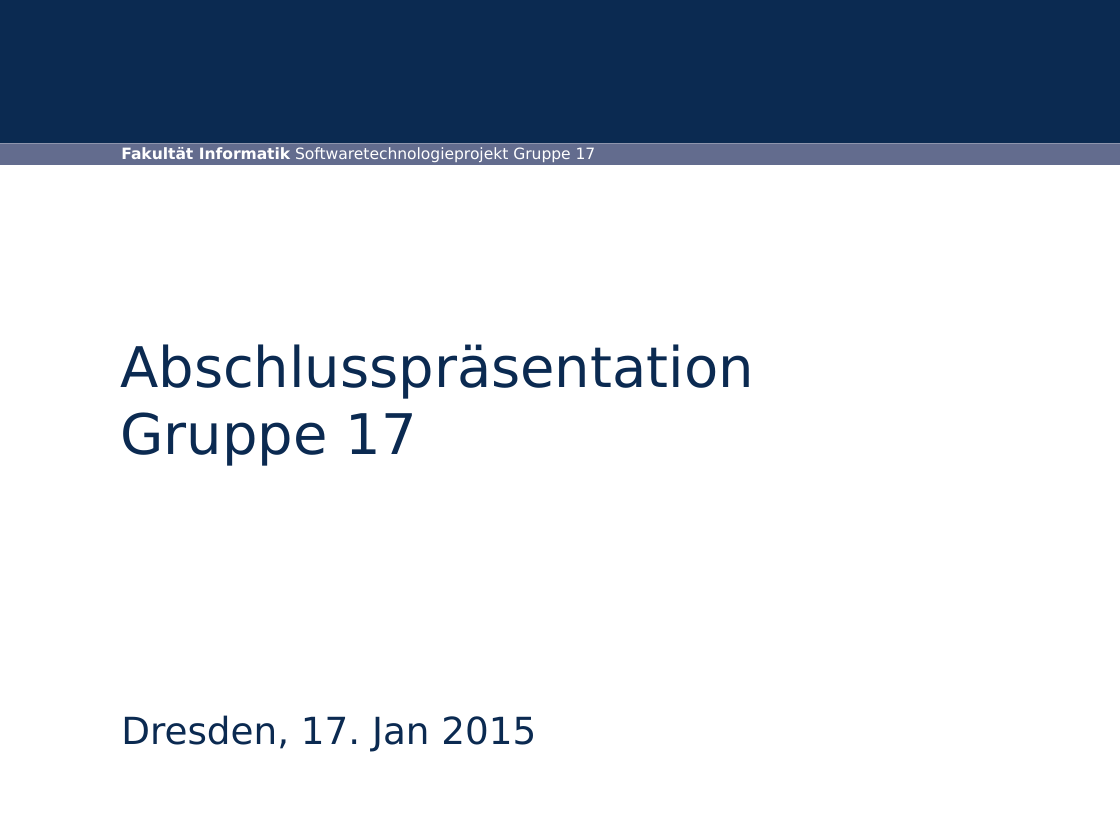
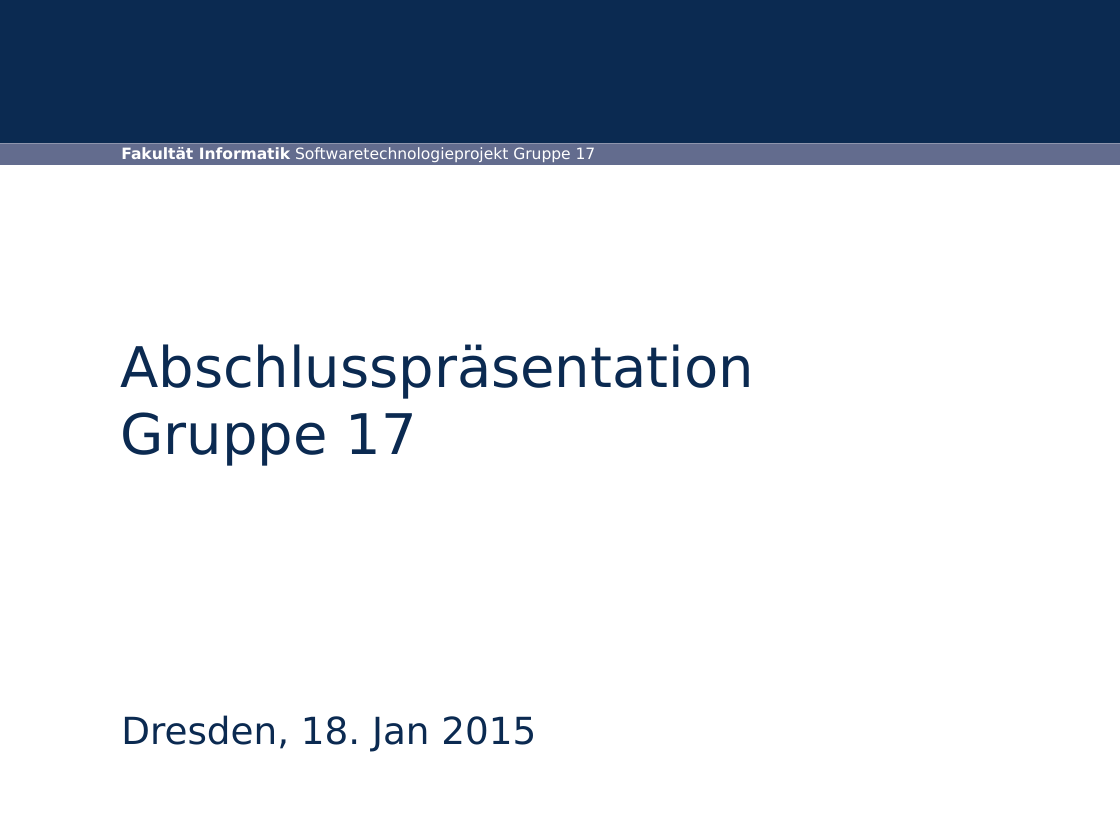
Before and after one commit to MarauderXtreme/bookshop-schiller, a slide deck: slide 1 of presentation/endpresentation.odp. Drawn at 1120x840 pixels with LibreOffice and Linux fonts; fonts in the diff are those of the drawing; background and template pictures are left out. Boxes give left, top, right and bottom in pixels: in the first picture for what was removed or moved away, otherwise in the second. Text is boxed around its words. In the diff, an @@ line names an element or a change of style, - is before the commit and + after.

```diff
--- a/presentation/endpresentation.odp
+++ b/presentation/endpresentation.odp
@@ subtitle at [121,715,536,752]: text changed @@
-Dresden, 17. Jan 2015
+Dresden, 18. Jan 2015
```
Also in this commit, not shown: 11 other slides changed.
